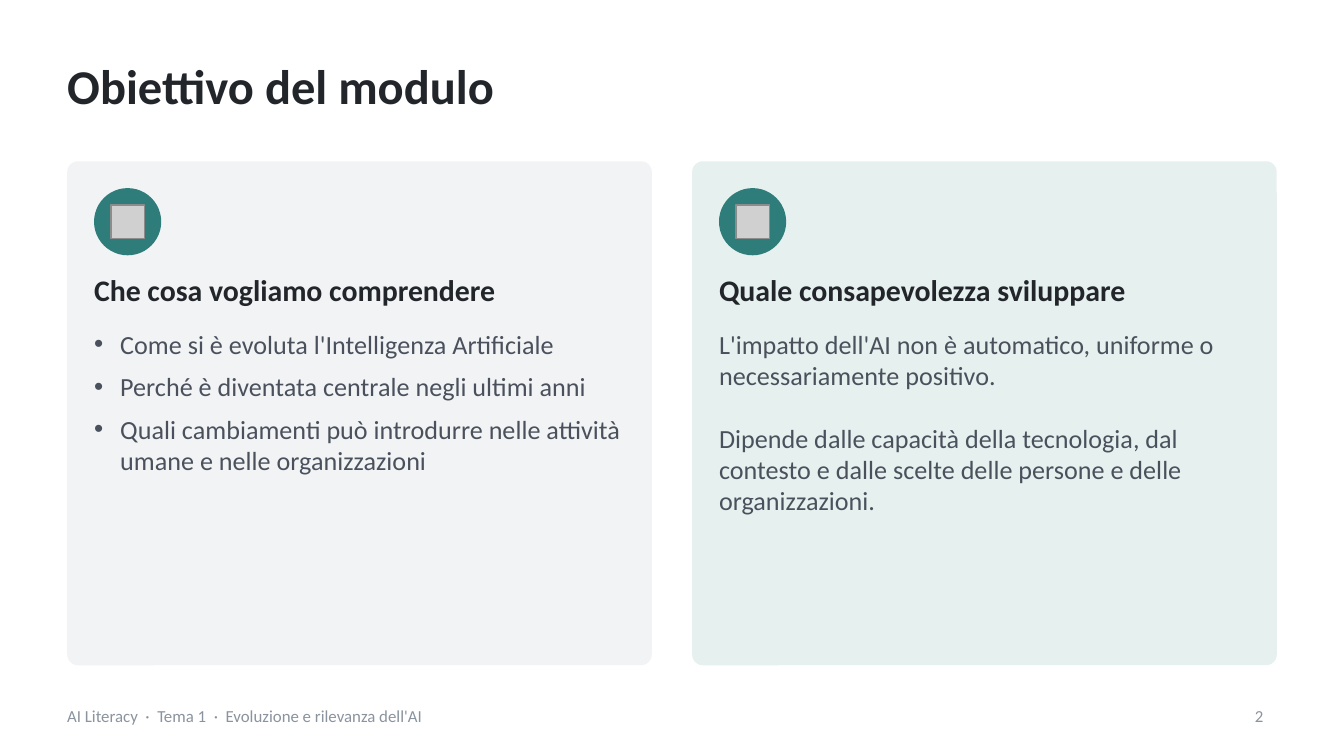
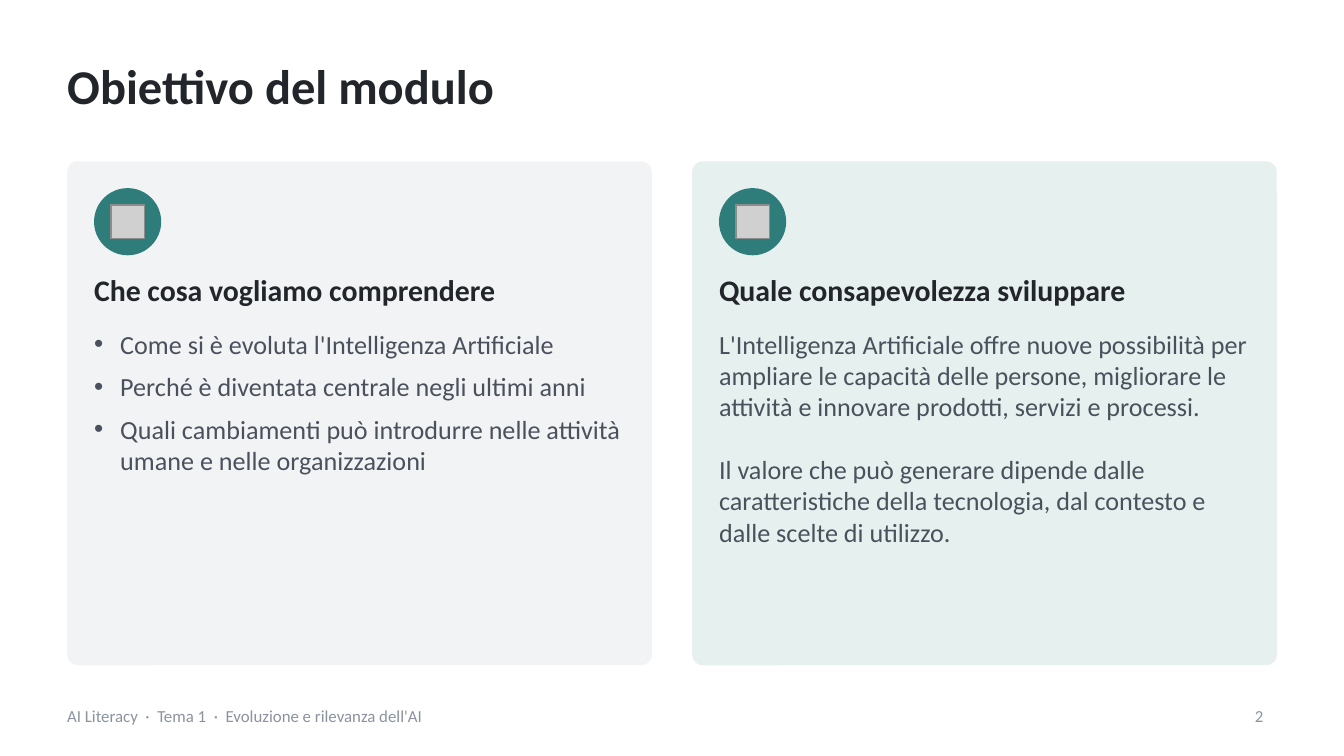
Before and after one commit to NetAi-IT/Formazione-AI-Literacy-Official, a slide deck: slide 2 of Base/Tema1_Evoluzione_e_rilevanza_AI.pptx. Drawn at 1344x756 pixels with LibreOffice and Linux fonts; fonts in the diff are those of the drawing; grey boxes stand for pictures. Boxes give left, top, right and bottom in pixels: in the first picture for what was removed or moved away, otherwise in the second. Text is boxed around its words. In the diff, an @@ line names an element or a change of style, - is before the commit and + after.

```diff
--- a/Base/Tema1_Evoluzione_e_rilevanza_AI.pptx
+++ b/Base/Tema1_Evoluzione_e_rilevanza_AI.pptx
@@ text at <box>719,336,1247,542</box>: text changed @@
-L'impatto dell'AI non è automatico, uniforme o necessariamente positivo.
-Dipende dalle capacità della tecnologia, dal contesto e dalle scelte delle persone e delle organizzazioni.
+L'Intelligenza Artificiale offre nuove possibilità per ampliare le capacità delle persone, migliorare le attività e innovare prodotti, servizi e processi.
+Il valore che può generare dipende dalle caratteristiche della tecnologia, dal contesto e dalle scelte di utilizzo.
```
Also in this commit, not shown: 36 other slides changed, 6 other files.
